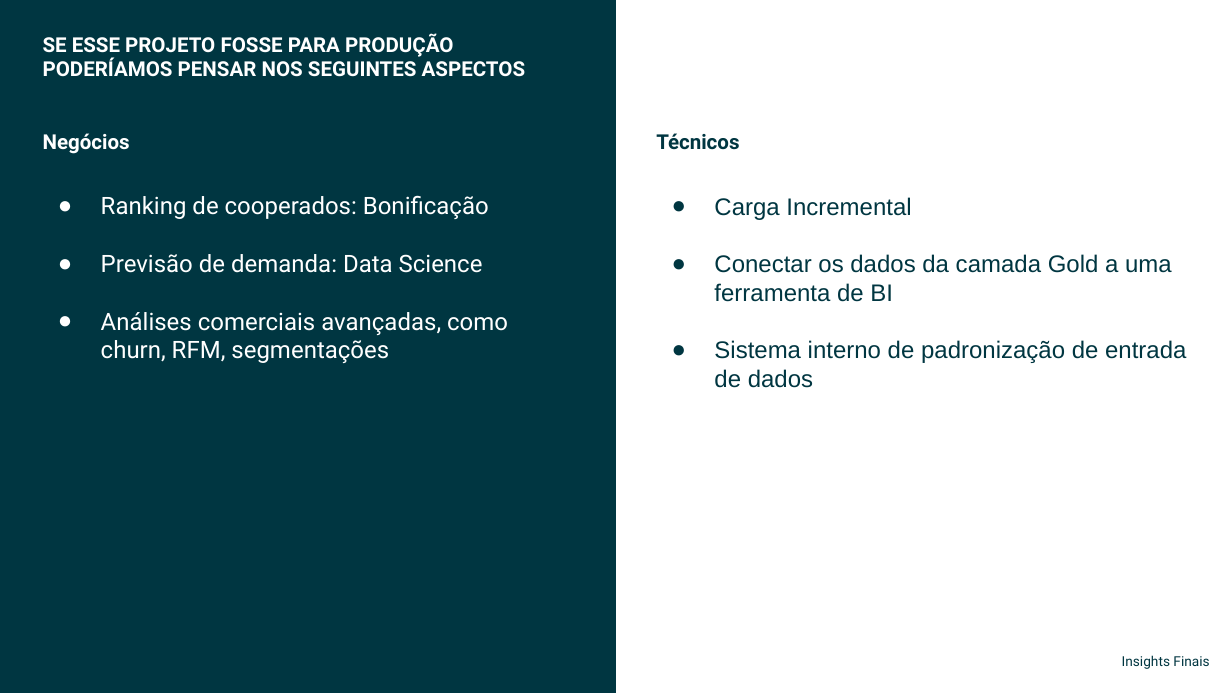
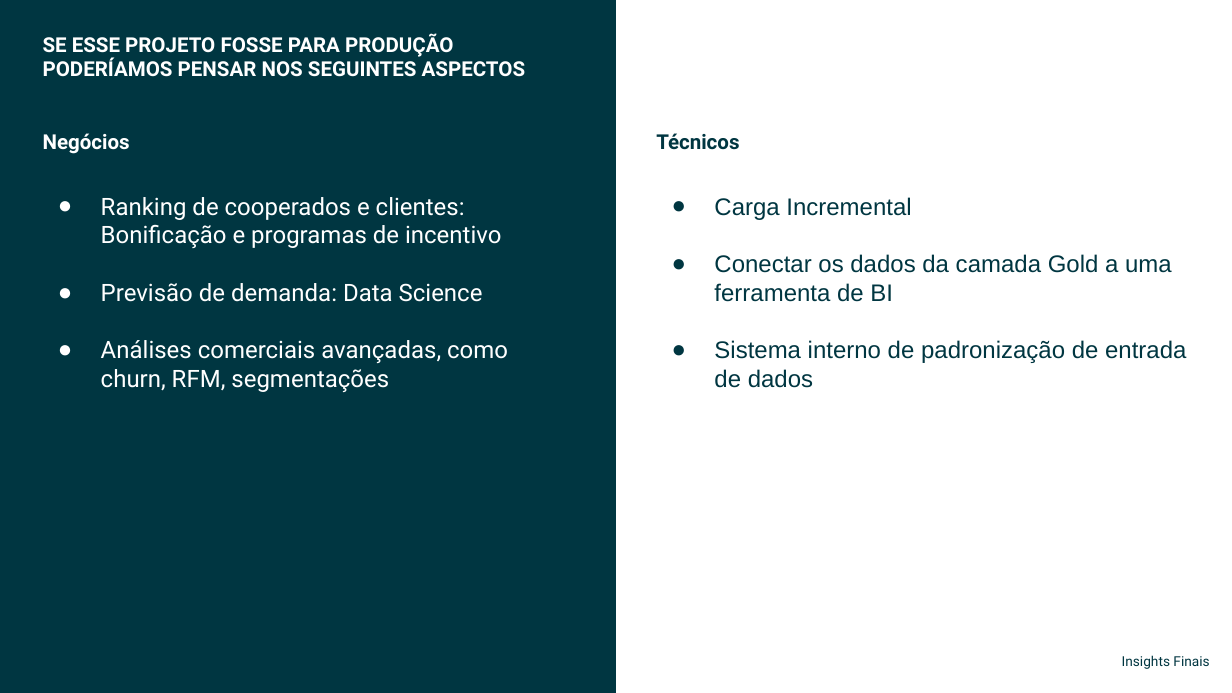
Before and after one commit to ebbonfimm/case_sicoob_coopllactia, a slide deck: slide 17 of Case Sicoob - Eduardo Bonfim.pptx. Drawn at 1232x693 pixels with LibreOffice and Linux fonts; fonts in the diff are those of the drawing. Boxes give left, top, right and bottom in pixels: in the first picture for what was removed or moved away, otherwise in the second. Text is boxed around its words. In the diff, an @@ line names an element or a change of style, - is before the commit and + after.

```diff
--- a/Case Sicoob - Eduardo Bonfim.pptx
+++ b/Case Sicoob - Eduardo Bonfim.pptx
@@ text at bbox=[101, 197, 501, 248]: text changed @@
-● Ranking de cooperados: Bonificação
+● Ranking de cooperados e clientes: Bonificação e programas de incentivo
```
Also in this commit, not shown: 11 other slides changed.
